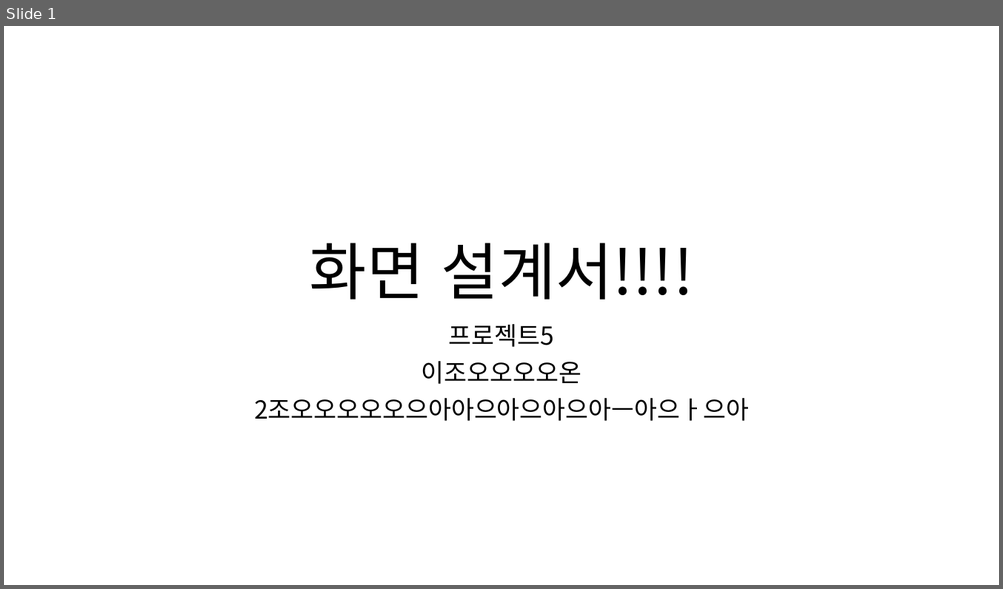
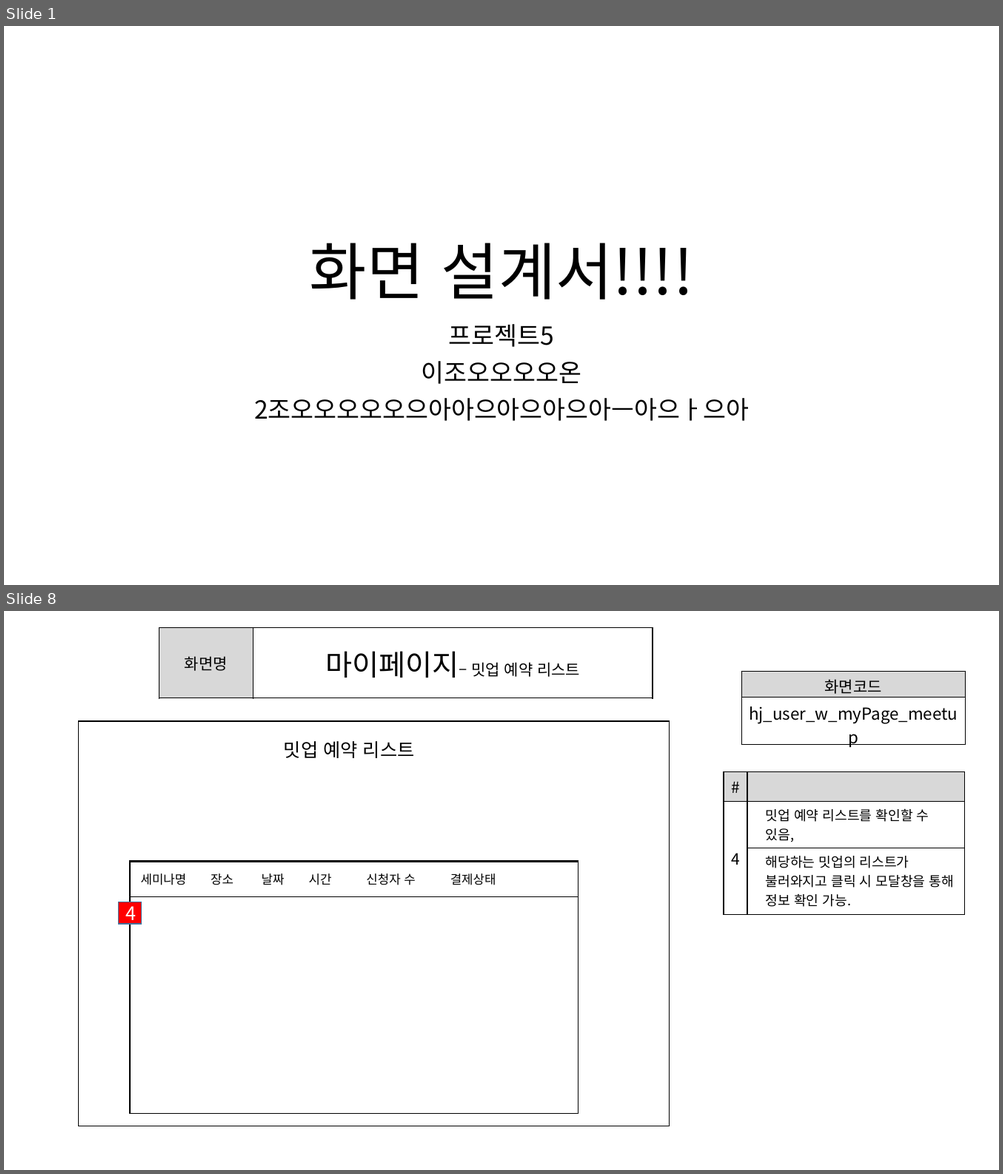
Before and after one commit to ezenteam2/e-Zone, a slide deck: 0 발표용 파워포인트/0403 1차발표/0403 project05 - 파워포인트 - 형준.pptx. Shown one above the other, each under a label of ours: slide 1 before the commit, slides 1 and 8 after it; the slides between them are not shown. The pictures are 1003x589 and 1003x1174 pixels, drawn with LibreOffice and Linux fonts; fonts in the diff are those of the drawing. Boxes give left, top, right and bottom in pixels: in the first picture for what was removed or moved away, otherwise in the second. Text is boxed around its words. In the diff, an @@ line names an element or a change of style, - is before the commit and + after.

```diff
--- a/0 발표용 파워포인트/0403 1차발표/0403 project05 - 파워포인트 - 형준.pptx
+++ b/0 발표용 파워포인트/0403 1차발표/0403 project05 - 파워포인트 - 형준.pptx
@@ slide 8 added at (4,611,999,1170), background #FFFFFF @@
@@ table added at (159,627,652,698), 1 rows, 2 columns @@
+화면명 | 마이페이지– 밋업 예약 리스트
@@ table added at (741,672,965,726), 2 rows, 1 columns @@
+화면코드
+hj_user_w_myPage_meetup
@@ rectangle added at (79,721,669,1127), outline #000000 1 pt @@
@@ text added at (284,741,415,758), 18 pt, text #000000 @@
+밋업 예약 리스트
@@ table added at (723,772,965,910), 3 rows, 2 columns @@
+# | 
+4 | 밋업 예약 리스트를 확인할 수 있음,
+ | 해당하는 밋업의 리스트가 불러와지고 클릭 시 모달창을 통해 정보 확인 가능.
@@ rectangle added at (130,861,578,1114), outline #000000 1 pt @@
@@ rectangle added at (130,862,578,897), outline #000000 1 pt, 12 pt, text #000000 @@
+세미나명 장소 날짜 시간 신청자 수 결제상태
@@ rectangle added at (118,903,141,924), fill #FF0000, outline #43739E 1 pt, 18 pt, text #FFFFFF @@
+4
```
Also in this commit, not shown: 7 other slides added, 3 other files.
